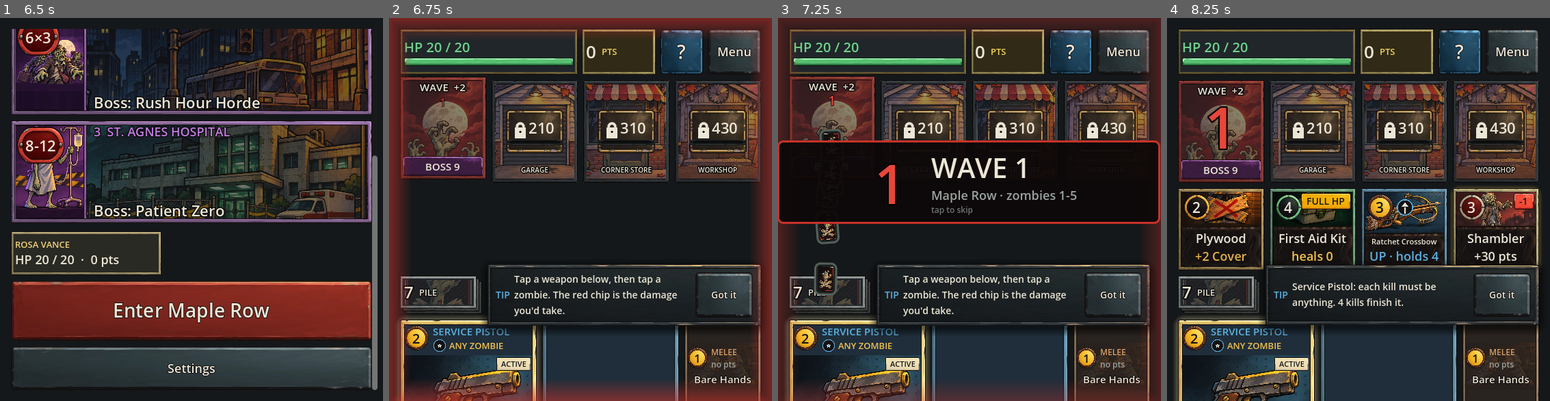
Above: before the commit, frames 1-4 (left to right).
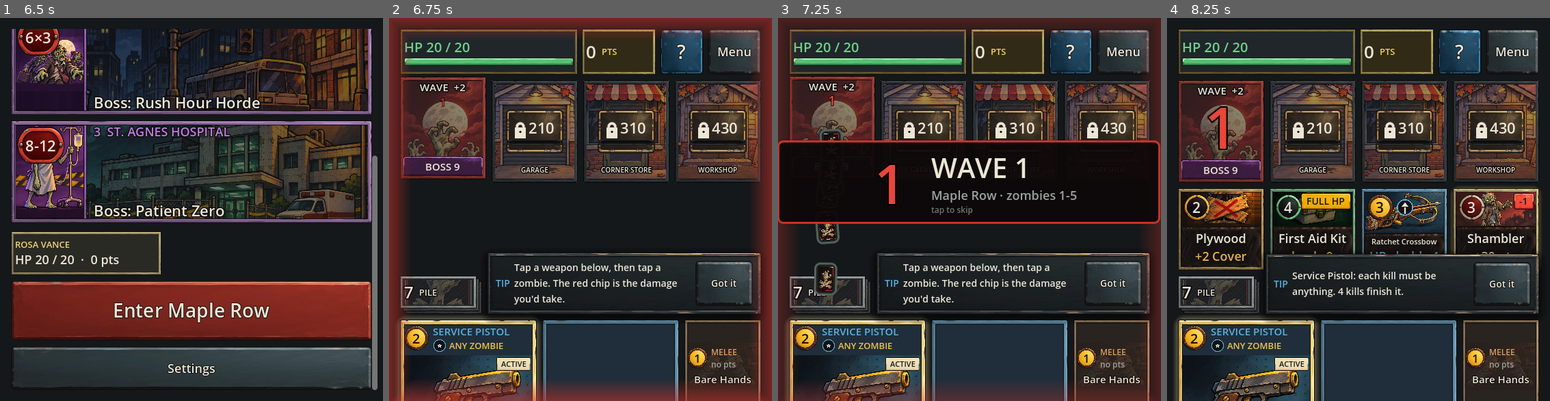
Above: after the commit, the same moments.

Repository: DeVoTeD-Qc/Gamestudio
Game: Godot game, scene res://scenes/Main.tscn
The game is run twice, just before and just after one commit, with the same random seed, the same clock (stepped at 60 frames per second) and the same inputs.
Inputs (mouse positions are in pixels of both pictures, inside the frame that each line leads up to):
- Up to frame 1 (6.5 s): click "Start run as Rosa Vance" at 0.5 s; click "Start run as Rosa Vance" at 1.25 s; click "Start run as Rosa Vance" at 2 s; tap Enter at 2.75, 5 s; drag from (68, 266) to (229, 125) at 2.77 s; click "Start run as Rosa Vance" at 3.5 s; tap Space at 4.25, 5.75 s; drag from (191, 155) to (172, 286) at 4.27 s; move the mouse to (191, 263) at 5.02 s; click (191, 263) at 5.17 s; drag from (191, 370) to (76, 152) at 5.77 s
- Up to frame 2 (6.75 s): click "Enter Maple Row" at 6.5 s
- Up to frame 3 (7.25 s): no input
- Up to frame 4 (8.25 s): click "?" at 7.25 s; click "Got it" at 8 s

Frame 1 is identical in both runs. In frame 2, 5.1% of the frame differs, in the area x 23-97%, y 61-83%; in frame 3, 5.1%; in frame 4, 5.5%, in the area x 23-98%, y 60-83%.

Commit message:
dd-ui-clean: tip toast never drops onto the gun row; test that the hint takes no layout space
The floating tip, thin skin-A HUD rims and DD_SKIN smoke option already reached main through the
shared tree's WIP snapshots; this adds the last placement fix (a wrapped tip grows upward over the
street, never down onto the gun row) and a UI flow test: the toast is on screen, clear of the gun
row and the draw pile, and no card moves or resizes when the hint goes.

Co-Authored-By: Claude Opus 5.5 <noreply@anthropic.com>
Claude-Session: https://claude.ai/code/session_01JmVwVgoeVTdNBC1RfBf5V4

Diff:
--- a/projects/deaddraw/source/project-deaddraw/scripts/ui/main.gd
+++ b/projects/deaddraw/source/project-deaddraw/scripts/ui/main.gd
@@ -1628,7 +1628,8 @@
 		var r: Rect2 = anchor.get_global_rect()
 		var h: float = maxf(HINT_H, toast.get_combined_minimum_size().y)
 		var vp: Vector2 = get_viewport_rect().size
-		var y: float = clampf(r.position.y + (r.size.y - h) * 0.5, 0.0, maxf(0.0, vp.y - h))
+		# centred on the log line; a taller (wrapped) tip grows upward, never down onto the gun row
+		var y: float = clampf(minf(r.position.y + (r.size.y - h) * 0.5, r.end.y - h), 0.0, maxf(0.0, vp.y - h))
 		toast.global_position = Vector2(r.position.x, y)
 		toast.size = Vector2(r.size.x, h)
 	anchor.item_rect_changed.connect(place)
--- a/projects/deaddraw/source/project-deaddraw/tests/test_ui_flow.gd
+++ b/projects/deaddraw/source/project-deaddraw/tests/test_ui_flow.gd
@@ -115,11 +115,25 @@
 		# K5: first-run hint (pick a weapon then tap zombies)
 		eq(str(m.get("hint_id")), "weapon", tag + " first hint: pick a weapon, tap zombies")
 		check(_named(m, "Hint") != null, tag + " hint shown")
+		# dd-ui-clean: the hint is a floating toast: it takes no layout space, so no card moves or
+		# resizes when it comes or goes, and it never covers the gun row or the draw pile
+		var hint_c: Control = _named(m, "Hint") as Control
+		var c0: Rect2 = _view_idx(m, 0).get_global_rect()
+		var gun_r: Rect2 = _view_idx(m, 200).get_global_rect()
+		var pile_r: Rect2 = _view_idx(m, 400).get_global_rect()
+		if hint_c != null:
+			var hr: Rect2 = hint_c.get_global_rect()
+			var vps: Vector2 = m.get_viewport_rect().size
+			check(hr.end.y <= vps.y + 1 and hr.position.y >= -1, tag + " hint toast on screen (%s in %s)" % [str(hr), str(vps)])
+			check(not hr.grow(-1).intersects(gun_r), tag + " hint toast clear of the gun row")
+			check(not hr.grow(-1).intersects(pile_r), tag + " hint toast clear of the draw pile")
 		m.call("dismiss_hint")
 		await _settle()
 		check(str(m.get("hint_id")).begins_with("rule_"), tag + " next hint: the active gun's rule (%s)" % str(m.get("hint_id")))
 		m.call("dismiss_hint")
 		await _settle()
+		eq(_view_idx(m, 0).get_global_rect(), c0, tag + " street card unmoved when the hint goes")
+		eq(_view_idx(m, 200).get_global_rect(), gun_r, tag + " gun unmoved when the hint goes")
 		_all_inspectable_and_on_screen(m, tag + " street")
 		# the head's layout
 		var w1: DDCardView = _view_idx(m, 300)
